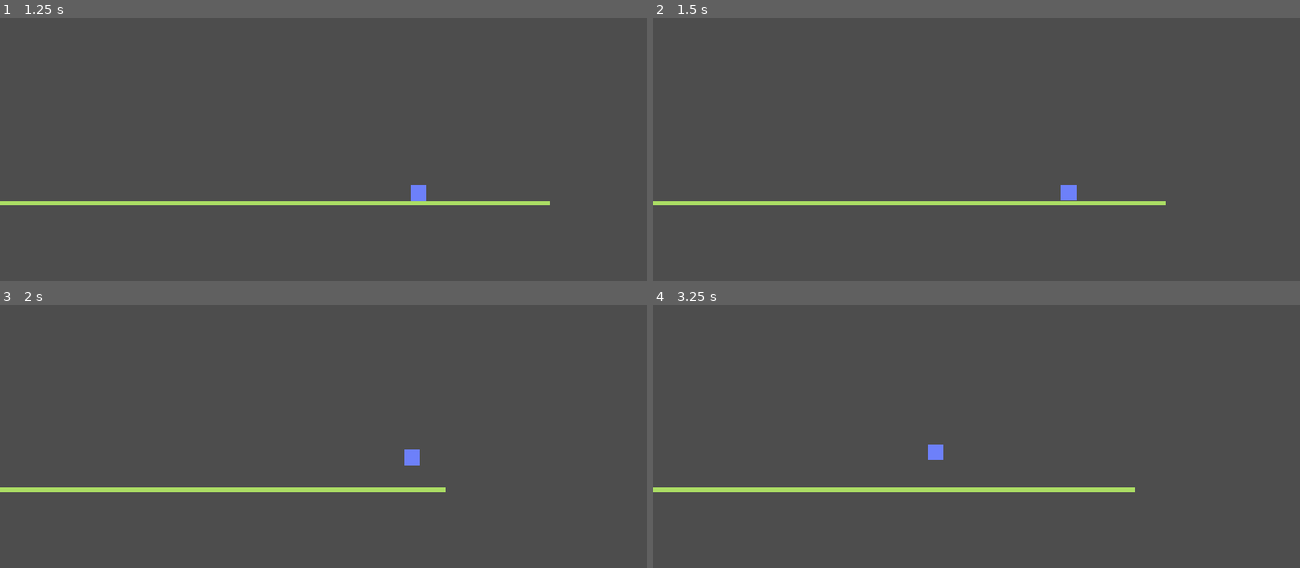
Above: before the commit, frames 1-4 (two rows, left to right).
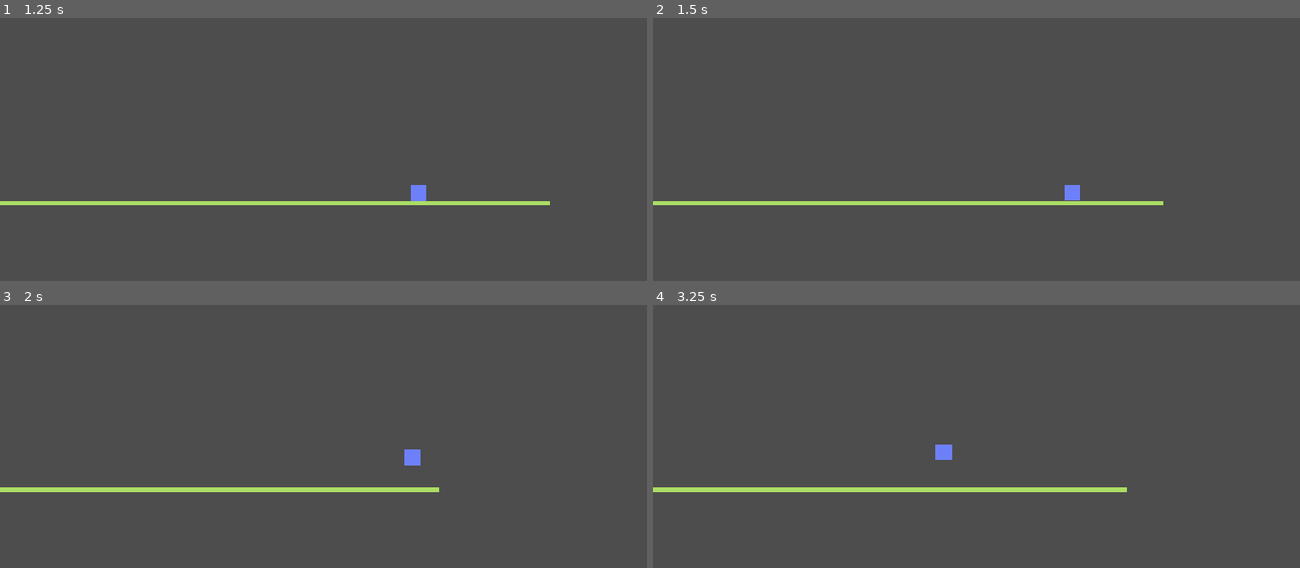
Above: after the commit, the same moments.

Repository: guarig/Hu-Project
Game: Godot game, scene res://demo.tscn
Two runs of this game, one before a commit and one after it. Both use one fixed random seed, a clock stepped at 60 frames per second and the inputs below.
Inputs:
- Up to frame 1 (1.25 s): hold D (right) from 0.53 s (still down); tap Ctrl (dash) at 0.6 s; tap Space (jump) at 0.77 s
- Up to frame 2 (1.5 s): keep holding D (right); tap Shift (run) at 1.35 s
- Up to frame 3 (2 s): keep holding D (right); tap Space (jump) at 1.52 s
- Up to frame 4 (3.25 s): tap Enter at 2 s; release D (right) at 2.03 s; hold A (left) 2.03-2.78 s; tap Ctrl (dash) at 2.1 s; hold D (right) from 2.78 s (still down); tap Shift (run) at 2.85 s; tap Space (jump) at 3.02 s

Frame 1 is identical in both runs. In frame 2, less than 0.1% of the frame differs, in the area x 63-80%, y 63-72%; in frame 3, less than 0.1%; in frame 4, 0.2%, in the area x 42-75%, y 53-72%.

Commit message:
fix: erro superficial na lógica de aceleração.

Diff:
--- a/Hu Project/Entities/Player/player.gd
+++ b/Hu Project/Entities/Player/player.gd
@@ -50,7 +50,7 @@
 
 	# Aplica a aceleração ou desaceleração à velocidade horizontal
 	if dir: # Se há entrada de direção
-		velocity.x = move_toward(velocity.x, dir * speed, walk_speed * acceleration)
+		velocity.x = move_toward(velocity.x, dir * speed, speed * acceleration)
 	else: # Caso contrário, desacelera gradualmente
 		velocity.x = move_toward(velocity.x, 0, speed * deceleration)
 
